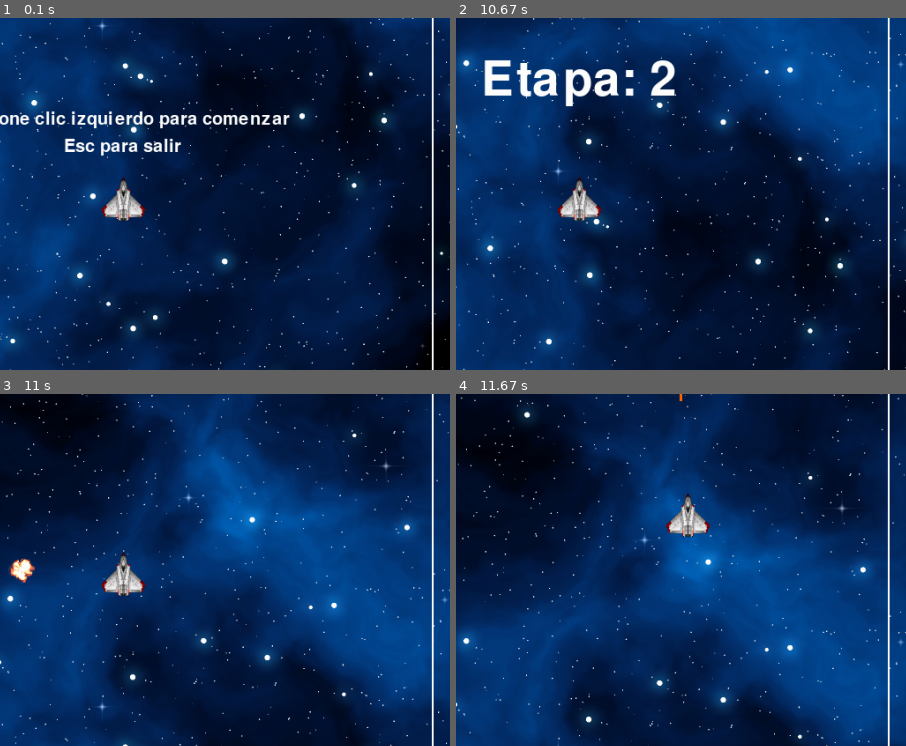
Above: before the commit, frames 1-4 (two rows, left to right).
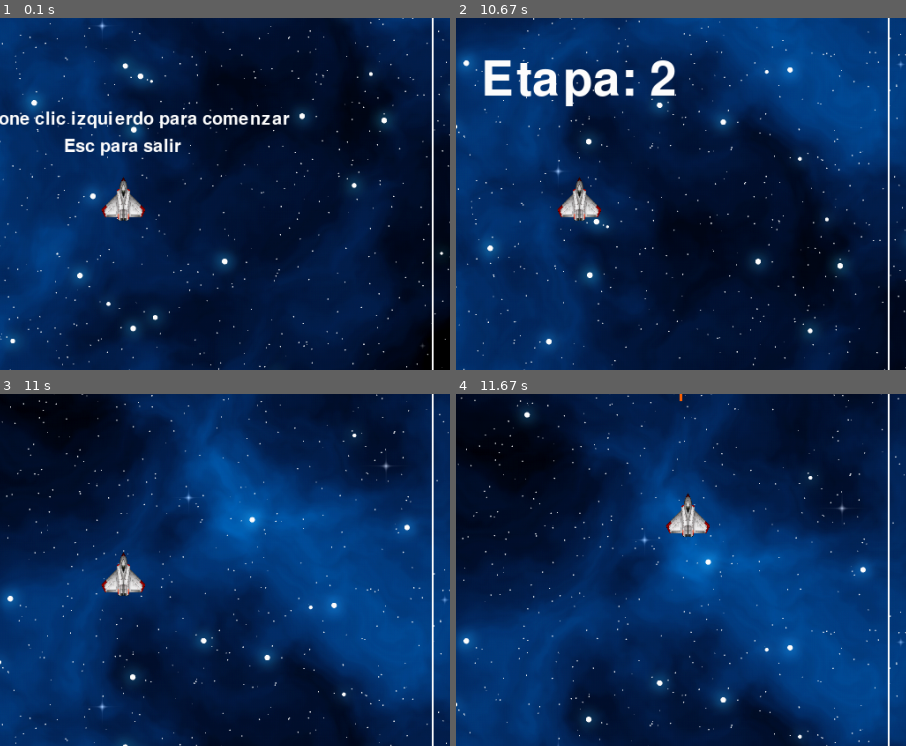
Above: after the commit, the same moments.

Repository: betra0/Pygame2
Game: pygame game, started from main.py
The game is run twice, just before and just after one commit, with the same random seed, the same clock (stepped at 60 frames per second) and the same inputs.
Inputs (mouse positions are % of the whole screen's width and height, from its top left):
- Up to frame 1 (0.1 s): no input
- Up to frame 2 (10.67 s): click (50, 50) at 0.38 s; click (64, 58) at 0.72 s; tap Space at 1 s; right-click (20, 44) at 1.38 s; click (59, 24) at 1.72 s; click (57, 48) at 2.05 s; click (39, 39) at 2.38 s; click (14, 74) at 2.72 s; click (20, 54) at 3.05 s; click (48, 85) at 3.38 s; click (69, 81) at 3.72 s; click (39, 33) at 10.42 s
- Up to frame 3 (11 s): click (50, 65) at 10.75 s
- Up to frame 4 (11.67 s): click (77, 75) at 11.08 s; click (64, 38) at 11.42 s
The pictures show only the part of the screen within x 36-86%, y 41-91%; the shares and areas given below are measured in that part.

Frames 1-2 are identical in both runs. In frame 3, 0.3% of the frame differs, in the area x 1-8%, y 46-54%; in frame 4, nothing differs.

Commit message:
listo para el main

Diff:
--- a/game.py
+++ b/game.py
@@ -258,13 +258,13 @@
             if acendente:
                 if proxfps:
                     diferencia = proxfps - frame
-                    print("Subiendo VEl", proxfps, frame, "diferencia", diferencia)
+                    #print("Subiendo VEl", proxfps, frame, "diferencia", diferencia)
                     if diferencia >1:
                         diferencia = 1
                     frame +=diferencia
                 if velocidadfondo_mov <19:
                     velocidadfondo_mov += 0.06
-                    print("mov alc", velocidadfondo_mov)
+                    #print("mov alc", velocidadfondo_mov)
                 else:
                     if frame == proxfps :
                         acendente = False
@@ -276,16 +276,16 @@
                 if -1 < duracionevento < 1:
                     decreciente = True
                     maximo = False
-                    print("fin maximo")
-                print(duracionevento)
+                    #print("fin maximo")
+                #print(duracionevento)
 
             elif decreciente:
                     if velocidadfondo_mov > 2:
                         velocidadfondo_mov -= 0.05
-                    print("mov fondo decenso", velocidadfondo_mov)
+                    #print("mov fondo decenso", velocidadfondo_mov)
 
                     diferencia = frame - newproxfps
-                    print("ultimo proceso", newproxfps, frame, "diferencia", diferencia)
+                    #print("ultimo proceso", newproxfps, frame, "diferencia", diferencia)
 
                     if diferencia >1:
                         diferencia = 1
@@ -443,7 +443,6 @@
         bala2 = disparo_enemy()
         all.add(bala2)
         municion_enemy.add(bala2)
-        print("agregado municion")
     def spawnnave1(maxnave, contadornave1):
         if maxnave > contadornave1:
             for i in range(1):
@@ -556,8 +555,6 @@
         if istrancision == True:
             cantidad_meteoros = 0
             isnave1 = 0
-            proxfps = 400#
-            max_tiempoxetapa = 5
 
             posyfondo1, posyfondo2, run, exit =trancision(frame, posyfondo1,
                             posyfondo2, score)
@@ -566,6 +563,8 @@
             #asegurase que la explosion no aparesca en la transicion
             finexplosion = True
             explosion_frame = 0
+            finexplosion_chica = True
+            explosion_chica_frame = 0
         #____proceso para adecuar FPS__
         if proxfps:
             if proxfps > frame:
@@ -662,7 +661,6 @@
 
         if len(escudos_activos) >= 2:
             escudos_activos.sprites()[1].kill()
-            print("no dos xd")
             escudos_activos.sprites()[0].aumentarvida()
             pass
 
@@ -759,7 +757,6 @@
         for bala in municion:
             enemigo = pygame.sprite.spritecollideany(bala, municion_enemy)
             if enemigo:
-                print("hola mundo")
                 bumx2, bumy2 = bala.rect.center
                 finexplosion_chica = False
                 explosion_chica_frame = 0
